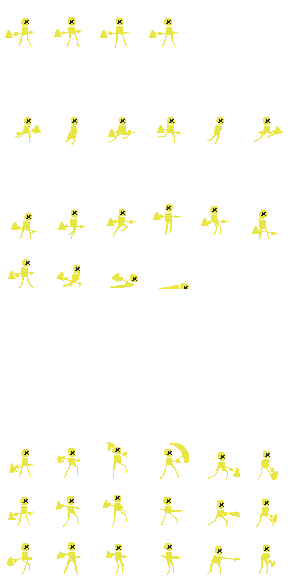
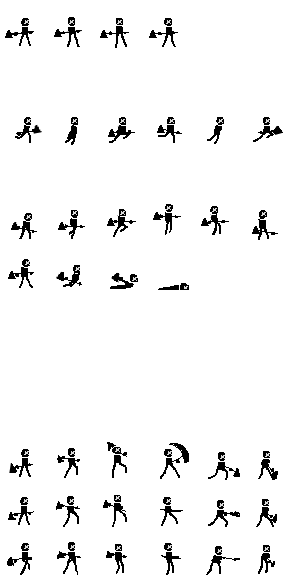
Layers edited between the first and the second 288x576 image:
painted on "Layer 54" over [23, 20, 270, 553]
added layer "Layer 55" above "Layer 51" over [8, 30, 283, 575]
painted on "Layer 51" over [5, 17, 283, 575]
